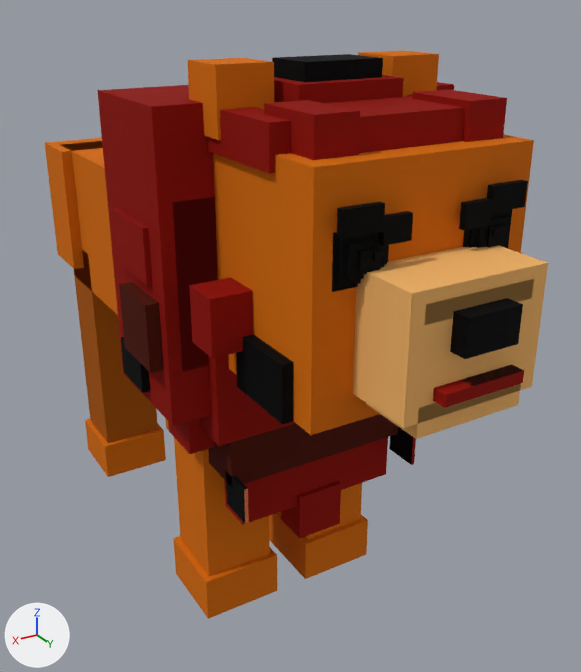
The Blender file assets/models/simba/simba.blend: old version first, new version second.
Camera for both pictures: a camera (50 mm lens) standing at (0.96, 2.23, 1.58) and looking at (-0.18, 0.34, 0.63). Arrows for +X, +Y and +Z are at lower left; the lights stay in place. The older version comes first.

Script lines for the objects in view, before the commit:
```python
ob_cheek_r = bpy.data.objects.new('cheek_R', me_cube_116)
ob_cheek_r.location = (0.244, 0.969, 0.875)
ob_eye_l_iris_outer = bpy.data.objects.new('eye_L_iris_outer', me_cube_123)
ob_eye_l_iris_outer.location = (-0.15, 1.123, 1.144)
ob_mane_chest_center_spike = bpy.data.objects.new('mane_chest_center_spike', me_cube_169)
ob_mane_chest_center_spike.location = (0.0, 0.734, 0.344)
ob_mane_crown_tuft_hi = bpy.data.objects.new('mane_crown_tuft_hi', me_cube_052)
ob_mane_crown_tuft_hi.location = (0.0, 0.0, 0.0)
ob_mouth = bpy.data.objects.new('mouth', me_cube_040)
ob_mouth.location = (0.0, 0.0, 0.0)
ob_muzzle_top = bpy.data.objects.new('muzzle_top', me_cube_037)
ob_muzzle_top.location = (0.0, 0.0, 0.0)
ob_muzzle_under = bpy.data.objects.new('muzzle_under', me_cube_038)
ob_muzzle_under.location = (0.0, 0.0, 0.0)
ob_nose = bpy.data.objects.new('nose', me_cube_039)
ob_nose.location = (0.0, 0.0, 0.0)
ob_snout = bpy.data.objects.new('snout', me_cube_032)
ob_snout.location = (0.0, 0.0, 0.0)
# also in view: 'mane_chest_low' at (0.0, 0.73, 0.47); 'mane_chest_top' at (0.0, 0.71, 0.81); 'body_core' at (0.0, 0.12, 0.91); 'mane_chest_R1' at (0.27, 0.63, 0.64); 'head' at (0.0, 0.88, 1.06)
```
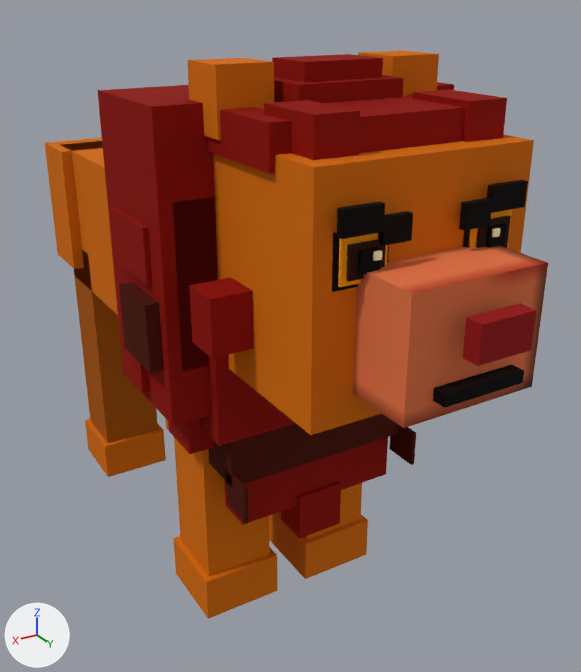
Edits to the bpy script that builds the scene:
```text
Change mat_mat_muzzle:
    remove mat_mat_muzzle.base_color = (0.888, 0.462, 0.141)  # orange #f2b569
    add mat_mat_muzzle.texture = img_simba_atlas
Change me_cube_039:
    used by ob_nose; location = (0.0, 0.0, 0.0)
    remove me_cube_039.from_pydata(...)  # 8 vertices, 6 faces; spans x -0.0625..0.0625, y 1.2781..1.3156, z 1.0..1.075
    add me_cube_039.from_pydata(...)  # 8 vertices, 6 faces; spans x -0.0625..0.0625, y 1.3094..1.3469, z 1.0..1.075
    me_cube_039 part 1: the whole mesh is moved by (0.0, 0.0312, 0.0)
Change me_cube_040:
    where me_cube_040.from_pydata(...)  # 8 vertices, 6 faces; spans x -0.094..0.094, y 1.278..1.309, z 0.913..0.938
    used by ob_mouth; location = (0.0, 0.0, 0.0)
    me_cube_040 part 2: texture (UV) coordinates of 6 of 6 faces, centred in x -0.094..0.094, y 1.278..1.309, z 0.913..0.938, changed; they spanned u 0.0..0.05, v 0.98..0.98 and now span u 0.15..0.16, v 0.04..0.05
Change me_cube_052:
    where me_cube_052.from_pydata(...)  # 8 vertices, 6 faces; spans x -0.094..0.094, y 0.719..0.844, z 1.4..1.45
    used by ob_mane_crown_tuft_hi; location = (0.0, 0.0, 0.0)
    me_cube_052 part 3: texture (UV) coordinates of 6 of 6 faces, centred in x -0.094..0.094, y 0.719..0.844, z 1.4..1.45, changed; they spanned u 0.2..0.2, v 0.01..0.02 and now span u 0.14..0.15, v 0.04..0.05
Change me_cube_123:
    where me_cube_123.from_pydata(...)  # 8 vertices, 6 faces; spans x -0.05..0.05, y 0.0075..0.0138, z -0.0437..0.0437
    used by ob_eye_l_iris_outer; location = (-0.15, 1.123, 1.144)
    me_cube_123 part 4: texture (UV) coordinates of 6 of 6 faces, centred in x -0.05..0.05, y 0.0075..0.0138, z -0.0437..0.0437, changed; they spanned u 0.16..0.16, v 0.01..0.02 and now span u 0.06..0.07, v 0.04..0.05
Change me_cube_128:
    where me_cube_128.from_pydata(...)  # 8 vertices, 6 faces; spans x -0.05..0.05, y 0.0075..0.0138, z -0.0437..0.0437
    used by ob_eye_r_iris_outer; location = (0.15, 1.123, 1.144)
    me_cube_128 part 5: texture (UV) coordinates of 6 of 6 faces, centred in x -0.05..0.05, y 0.0075..0.0138, z -0.0437..0.0437, changed; they spanned u 0.16..0.16, v 0.02..0.03 and now span u 0.1..0.11, v 0.04..0.05
Change me_cube_160:
    where me_cube_160.from_pydata(...)  # 8 vertices, 6 faces; spans x -0.0406..0.0406, y -0.0625..0.0625, z -0.0469..0.0469
    used by ob_mane_side_r4; location = (0.353, 0.562, 0.766)
    me_cube_160 part 6: texture (UV) coordinates of 6 of 6 faces, centred in x -0.0406..0.0406, y -0.0625..0.0625, z -0.0469..0.0469, changed; they spanned u 0.55..0.59, v 0.69..0.71 and now span u 0.55..0.59, v 0.98..1.0
Change me_cube_168:
    where me_cube_168.from_pydata(...)  # 8 vertices, 6 faces; spans x 0.0531..0.0625, y -0.0437..0.05, z -0.0469..0.0469
    used by ob_mane_chest_r2; location = (0.188, 0.797, 0.484)
    me_cube_168 part 7: texture (UV) coordinates of 6 of 6 faces, centred in x 0.0531..0.0625, y -0.0437..0.05, z -0.0469..0.0469, changed; they spanned u 0.0..0.02, v 0.96..0.98 and now span u 0.13..0.14, v 0.04..0.05
Remove ob_muzzle_top:
    ob_muzzle_top = bpy.data.objects.new('muzzle_top', me_cube_037)
    ob_muzzle_top.location = (0.0, 0.0, 0.0)
Remove ob_muzzle_under:
    ob_muzzle_under = bpy.data.objects.new('muzzle_under', me_cube_038)
    ob_muzzle_under.location = (0.0, 0.0, 0.0)
Remove ob_cheek_r:
    ob_cheek_r = bpy.data.objects.new('cheek_R', me_cube_116)
    ob_cheek_r.location = (0.244, 0.969, 0.875)
```

What differs and where, as boxes [x1, y1, x2, y2] in the pictures (581 x 672 px):
'snout', surface changed (orange to brown)
    both: [353, 246, 548, 428]
'nose', moved
    before: [450, 298, 523, 359]
    after: [463, 303, 537, 366]
'cheek_R', deleted
    before: [236, 334, 294, 424]
'muzzle_under', deleted (orange)
    before: [366, 384, 521, 439]
'muzzle_top', deleted
    before: [425, 279, 534, 325]
part 2 of me_cube_040, surface changed (red to black)
    both: [433, 364, 524, 408]
part 3 of me_cube_052, surface changed (black to red)
    both: [272, 54, 383, 82]
part 4 of me_cube_123, surface changed (black to brown)
    both: [469, 209, 512, 249]
part 5 of me_cube_128, surface changed (black to brown)
    both: [338, 233, 388, 287]
part 6 of me_cube_160, surface changed (black to red)
    both: [121, 337, 150, 393]
part 7 of me_cube_168, surface changed (black to red)
    both: [226, 473, 249, 524]
